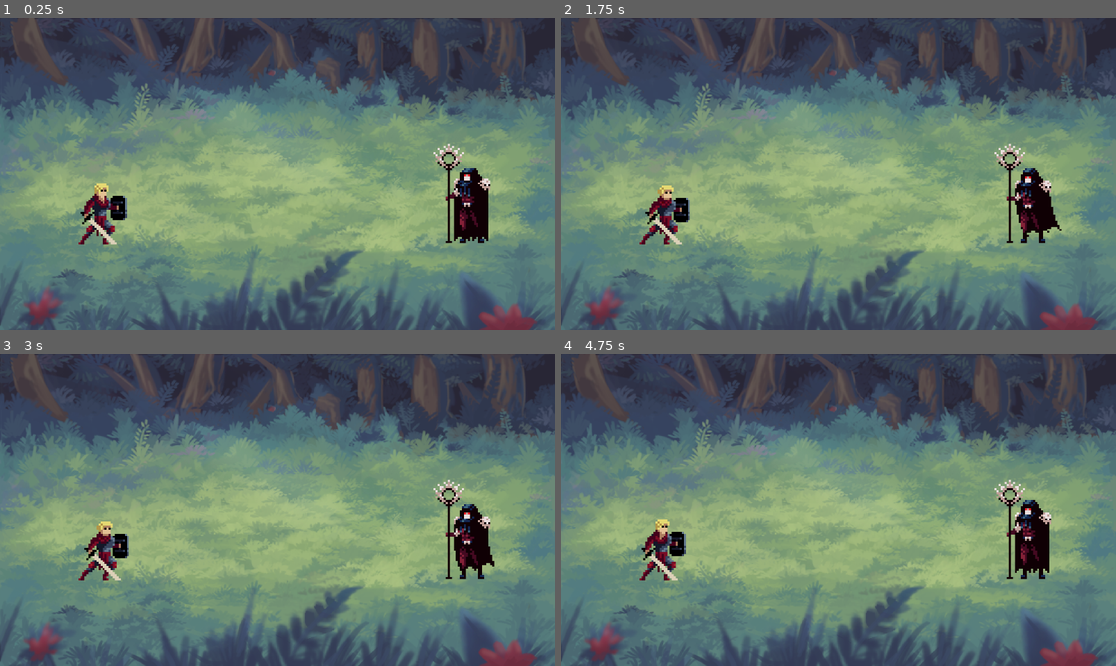
Above: before the commit, frames 1-4 (two rows, left to right).
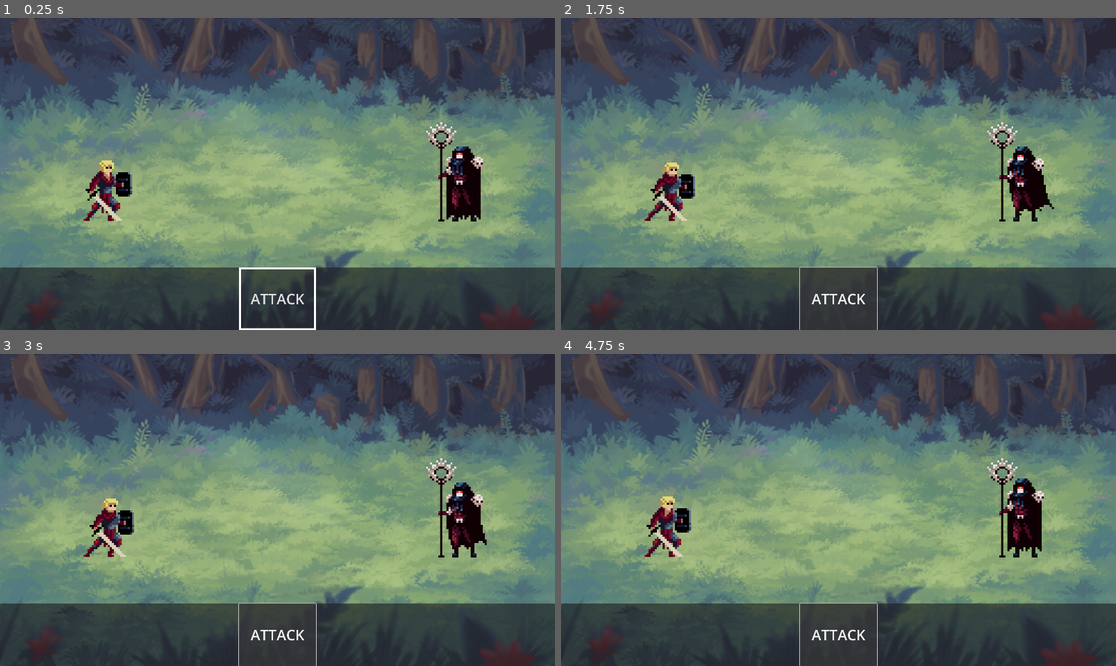
Above: after the commit, the same moments.

Repository: AleVision-Studios/Lord-Of-The-Thrones
Game: Godot game, scene res://Scenes/main.tscn
Same seed, same stepped clock (60 frames per second), same inputs: the game is played once before the commit and once after it.
Inputs (mouse positions are in pixels of both pictures, inside the frame that each line leads up to):
- Up to frame 1 (0.25 s): no input
- Up to frame 2 (1.75 s): click (838, 298) at 0.5 s, where only the run after the commit has a clickable "ATTACK"; click (838, 298) at 1.25 s, where only the run after the commit has a clickable "ATTACK"
- Up to frame 3 (3 s): click (277, 634) at 2 s, where only the run after the commit has a clickable "ATTACK"
- Up to frame 4 (4.75 s): no input

The runs differ from the first frame. In frame 1, 23% of the frame differs, in the area x 0-100%, y 33-100%; in frame 2, 23%; in frame 3, 23%; in frame 4, 23%.

Commit message:
Added a combat hud, no function yet
But it looks pretty ok!

Diff:
--- a/LordOfTheThrones/Scenes/combat_hud.tscn
+++ b/LordOfTheThrones/Scenes/combat_hud.tscn
@@ -1,3 +1,40 @@
-[gd_scene format=3 uid="uid://13ofcy2yv6f4"]
+[gd_scene load_steps=2 format=3 uid="uid://13ofcy2yv6f4"]
+
+[sub_resource type="StyleBoxFlat" id="StyleBoxFlat_x1whj"]
+content_margin_left = 40.0
+content_margin_top = 40.0
+content_margin_right = 40.0
+content_margin_bottom = 40.0
+bg_color = Color(0.6, 0.6, 0.6, 0)
+border_width_left = 6
+border_width_top = 6
+border_width_right = 6
+border_width_bottom = 6
+border_color = Color(1, 1, 1, 1)
 
 [node name="Combat_HUD" type="CanvasLayer"]
+
+[node name="Panel" type="Panel" parent="."]
+anchors_preset = 12
+anchor_top = 1.0
+anchor_right = 1.0
+anchor_bottom = 1.0
+offset_top = -216.0
+grow_horizontal = 2
+grow_vertical = 0
+size_flags_vertical = 10
+
+[node name="HBoxContainer" type="HBoxContainer" parent="Panel"]
+layout_mode = 1
+anchors_preset = 15
+anchor_right = 1.0
+anchor_bottom = 1.0
+grow_horizontal = 2
+grow_vertical = 2
+alignment = 1
+
+[node name="Button" type="Button" parent="Panel/HBoxContainer"]
+layout_mode = 2
+theme_override_font_sizes/font_size = 50
+theme_override_styles/normal = SubResource("StyleBoxFlat_x1whj")
+text = "ATTACK"
--- a/LordOfTheThrones/Scenes/main.tscn
+++ b/LordOfTheThrones/Scenes/main.tscn
@@ -1,8 +1,9 @@
-[gd_scene load_steps=4 format=3 uid="uid://cyitsuu3wpkaf"]
+[gd_scene load_steps=5 format=3 uid="uid://cyitsuu3wpkaf"]
 
 [ext_resource type="Texture2D" uid="uid://crgu183ipir13" path="res://Art/battleback1_0.png" id="1_jdhbb"]
 [ext_resource type="PackedScene" uid="uid://cvfl6itsuya8" path="res://Scenes/combat_player.tscn" id="2_nffw5"]
 [ext_resource type="PackedScene" uid="uid://c7snc6ruap35b" path="res://Scenes/combat_necromancer.tscn" id="3_b0kdp"]
+[ext_resource type="PackedScene" uid="uid://13ofcy2yv6f4" path="res://Scenes/combat_hud.tscn" id="4_m3qso"]
 
 [node name="Main" type="Node"]
 
@@ -16,9 +17,11 @@
 texture = ExtResource("1_jdhbb")
 
 [node name="Player" parent="." instance=ExtResource("2_nffw5")]
-position = Vector2(334, 699)
+position = Vector2(352, 619)
 scale = Vector2(7, 7)
 
 [node name="Necromancer" parent="." instance=ExtResource("3_b0kdp")]
-position = Vector2(1626, 667)
+position = Vector2(1600, 592)
 scale = Vector2(7, 7)
+
+[node name="Combat_HUD" parent="." instance=ExtResource("4_m3qso")]
